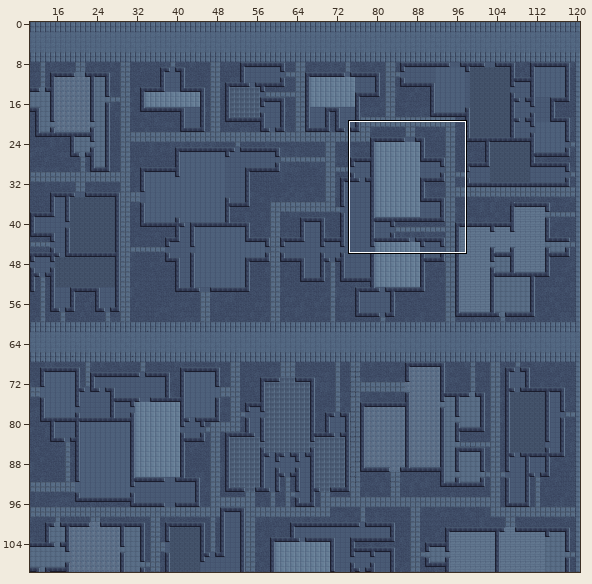
Tiled map -- map.tmx. The first picture is a wide view before the edit; the outline marks the close-up.
Close-up. Old version:
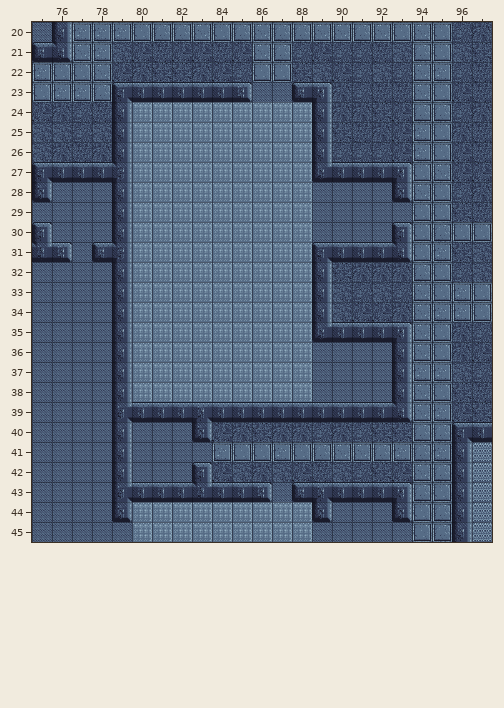
Cells are 32x32 px. Shown: x 75..97, y 20..45. The commit also changed other parts of the map, which this record leaves out.
The same view after the edit:
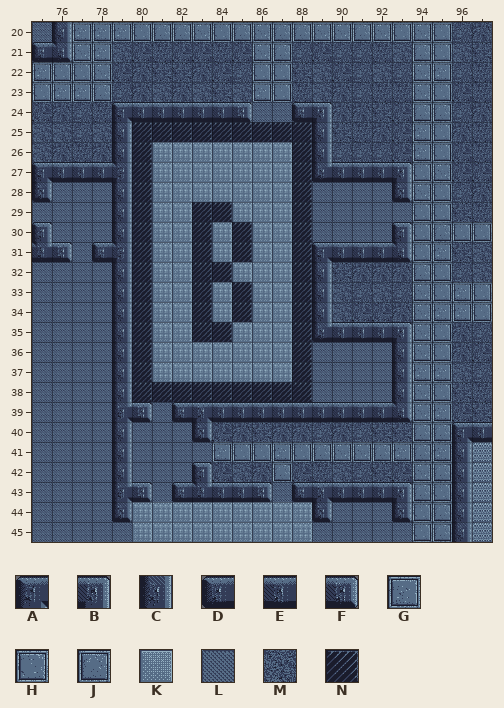
Key: from "tiles": A 1, B 3, C 12, D 37, E 38, F 39, G 120, H 121, J 123, K 134, L 136, M 139, N 150.
_ is an empty cell, # one hidden under a higher layer.
Tiles of an added or newly shown layer are drawn over the layers below it.
Diff:
Layer "floor":
y 23: x 86..87 LL -> GH
y 24: x 86..87 KK -> LL
y 39: x 81 # -> L
y 42: x 87 M -> J
y 43: x 81 # -> L
Layer "floor2" (added):
y 25: x 80..88 _________ -> NNNNNNNNN
y 26..28: x 80 _ -> N; x 88 _ -> N
y 29: x 80 _ -> N; x 83..84 __ -> NN; x 88 _ -> N
y 30..31: x 80 _ -> N; x 83 _ -> N; x 85 _ -> N; x 88 _ -> N
y 32: x 80 _ -> N; x 83..84 __ -> NN; x 88 _ -> N
y 33..34: x 80 _ -> N; x 83 _ -> N; x 85 _ -> N; x 88 _ -> N
y 35: x 80 _ -> N; x 83..84 __ -> NN; x 88 _ -> N
y 36..37: x 80 _ -> N; x 88 _ -> N
y 38: x 80..88 _________ -> NNNNNNNNN
Layer "walls":
y 23: x 79..85 AEEEEEF -> _______; x 88..89 DB -> __
y 24: x 79..85 C______ -> AEEEEEF; x 88..89 _C -> DB
y 39: x 80..82 EEE -> F_D
y 43: x 80..82 EEE -> F_D
